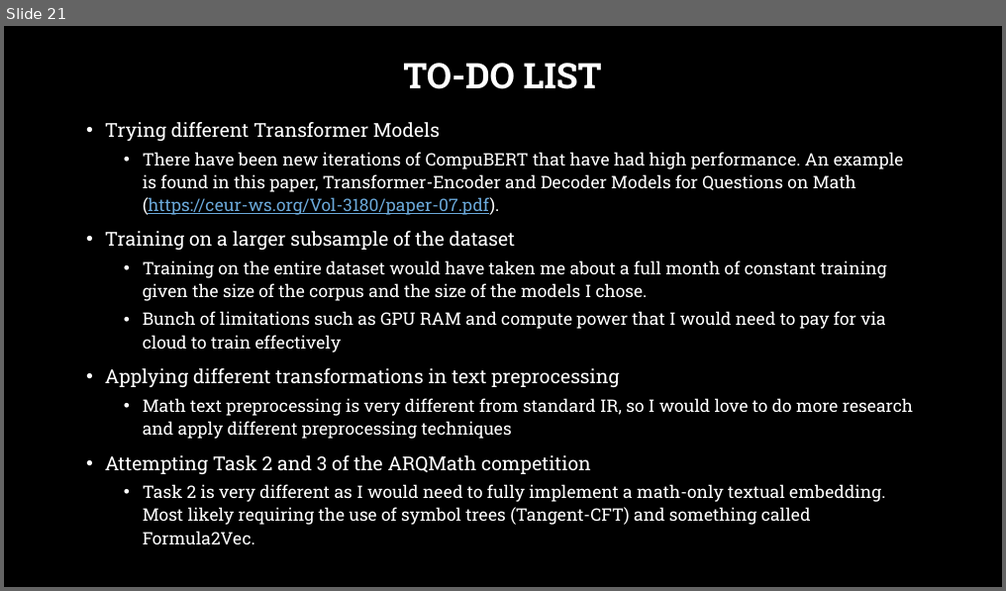
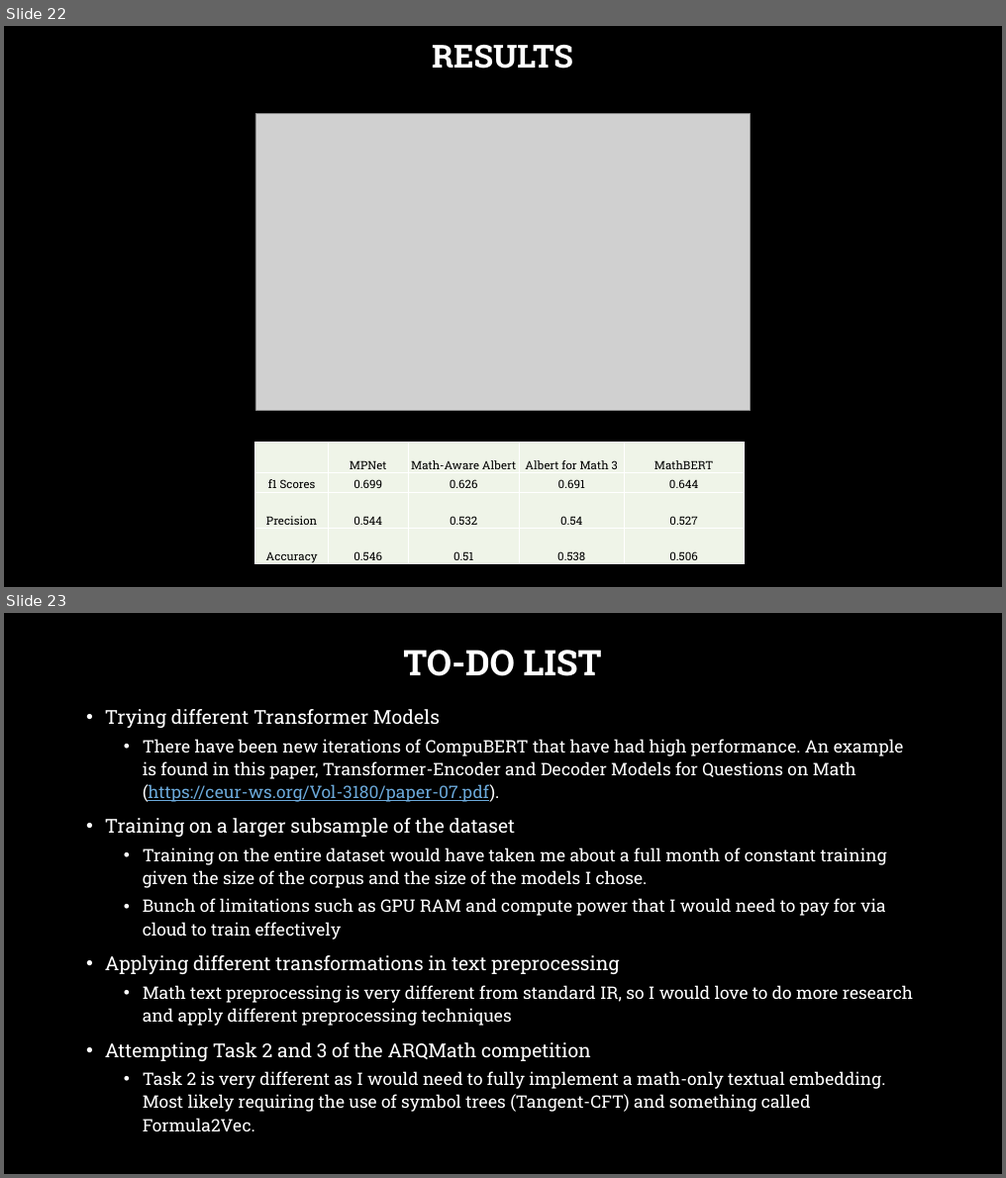
Before and after one commit to pure0022/math-IR-ARQMath-CompuBERT, a slide deck: Math Information Retrieval.pptx. Shown one above the other, each under a label of ours: slide 21 before the commit, slides 22 and 23 after it. The pictures are 1006x591 and 1006x1178 pixels, drawn with LibreOffice and Linux fonts; fonts in the diff are those of the drawing; grey boxes stand for pictures; background and template pictures are left out. Boxes give left, top, right and bottom in pixels: in the first picture for what was removed or moved away, otherwise in the second. Text is boxed around its words. In the diff, an @@ line names an element or a change of style, - is before the commit and + after.

```diff
--- a/Math Information Retrieval.pptx
+++ b/Math Information Retrieval.pptx
@@ slide 22 added at (x1=4, y1=26, x2=1002, y2=587), background picture (left out) @@
@@ title added at (x1=432, y1=45, x2=573, y2=69), 30.6 pt, text #FFFFFF, bold @@
+RESULTS
@@ picture added at (x1=255, y1=113, x2=749, y2=411) @@
@@ table added at (x1=255, y1=442, x2=745, y2=568), 4 rows, 5 columns @@
+ | MPNet | Math-Aware Albert | Albert for Math 3 | MathBERT
+f1 Scores | 0.699 | 0.626 | 0.691 | 0.644
+Precision | 0.544 | 0.532 | 0.54 | 0.527
+Accuracy | 0.546 | 0.51 | 0.538 | 0.506
@@ what was slide 21 is now slide 23 @@
```
Also in this commit, not shown: 2 slides changed, 3 other slides added, 2 slides removed, 1 other file.
